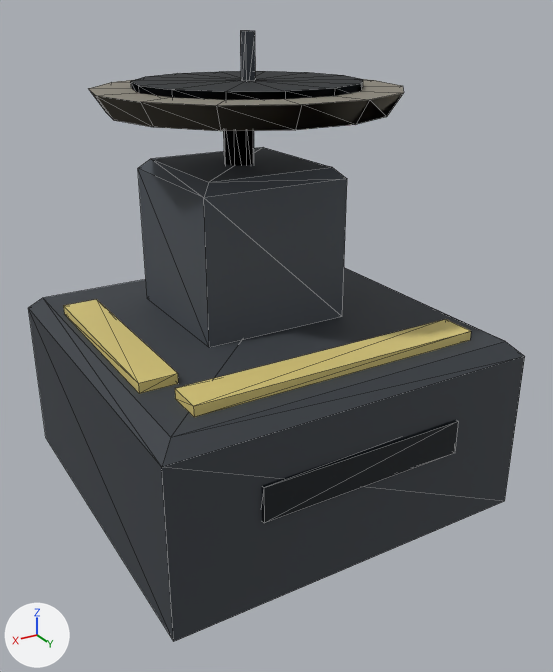
The glTF model assets/models/radar_center.glb: old version first, new version second.
Rendered twice from a 50 mm lens placed at (5.2, 9.2, 6.84), pointed at (-0.05, 0.46, 2.47). The axes (+X, +Y, +Z) are drawn at lower left. The lights are the same throughout. The older version comes first. Mesh edges are drawn as thin lines. Vertices at exactly the same position are counted once.

The first picture shows 'Body'.
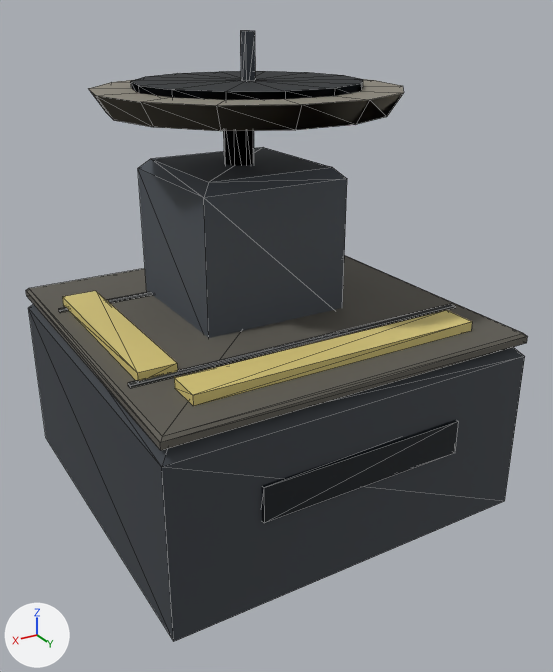
Location of each change, (x1, y1, x2, y2) in pixels of the pictures (553 x 672 px):
'Body', reshaped
    before: (28, 30, 525, 641)
    after: (26, 30, 528, 641)
part 1 of me_body, added
    after: (128, 304, 455, 388)
part 2 of me_body, added
    after: (58, 292, 152, 313)
part 3 of me_body, built on
    before: (63, 299, 471, 417)
    after: (26, 255, 528, 451)

Diff of the bpy script that builds the scene:
```diff
--- a/assets/models/radar_center.glb.py
+++ b/assets/models/radar_center.glb.py
@@ mat_concrete_dark @@
+mat_concrete_dark = principled_material('Concrete_Dark')
+mat_concrete_dark.base_color = (0.112, 0.105, 0.0862)  # dark grey #5e5b53
+mat_concrete_dark.roughness = 0.8
@@ me_body @@
 # used by ob_body; location = (0.0, 0.0, 0.0)
-me_body.from_pydata(...)  # 134 vertices, 232 faces; spans x -2.7..2.7, y -2.7..2.75, z 0.0..6.55
+me_body.from_pydata(...)  # 162 vertices, 276 faces; spans x -2.7..2.7, y -2.7..2.75, z 0.0..6.55
+# me_body part 1: a new loose piece, a box spanning x -2.538..2.538, y 1.359..1.449, z 2.73..2.77, in mat_dark (black #222629)
+# me_body part 2: a new loose piece, a box spanning x -2.538..2.538, y -1.449..-1.359, z 2.73..2.77, in mat_dark (black #222629)
+# me_body part 3
+# 4 vertices are removed from x -2.1..2.41, y -1.62..2.23, z 2.6
+# 24 faces are deleted
+# 4 vertices move from x -2.1..2.41, y -1.62..2.23, z 2.6 to x -2.1..2.41, y -1.62..2.23, z 2.88
+# 16 vertices are added at x -2.7..2.7, y -2.7..2.7, z 2.6..2.88
+# 20 new faces join them, mat_concrete_dark (dark grey #5e5b53)
+# 24 new faces join them, mat_faction (yellow #d9c87a)
 me_body.materials.append(mat_hull)
@@ me_body @@
 me_body.materials.append(mat_faction)
+me_body.materials.append(mat_concrete_dark)  # dark grey #5e5b53
```
